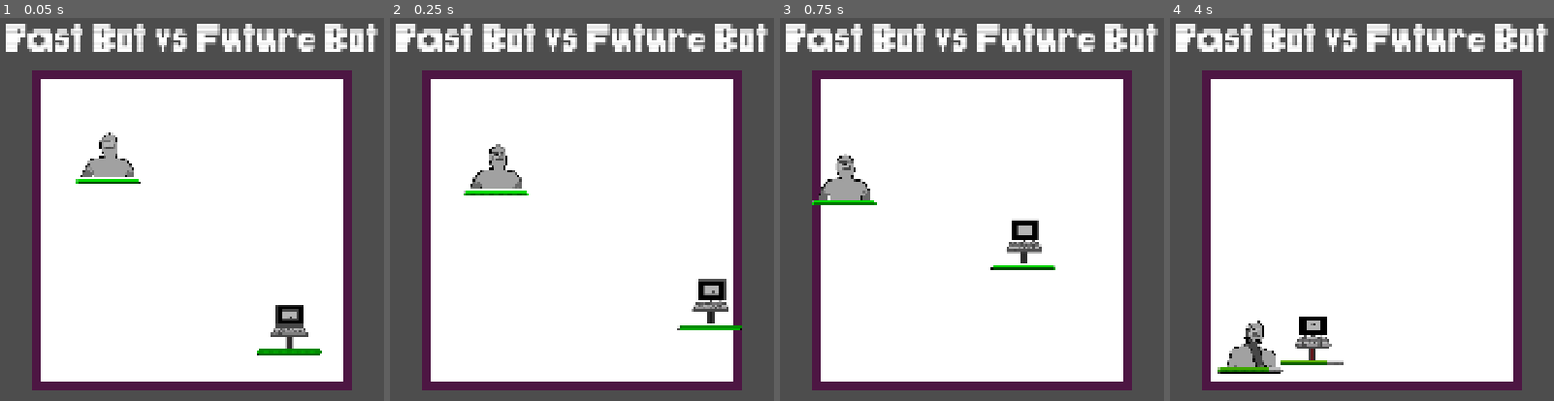
Above: before the commit, frames 1-4 (left to right).
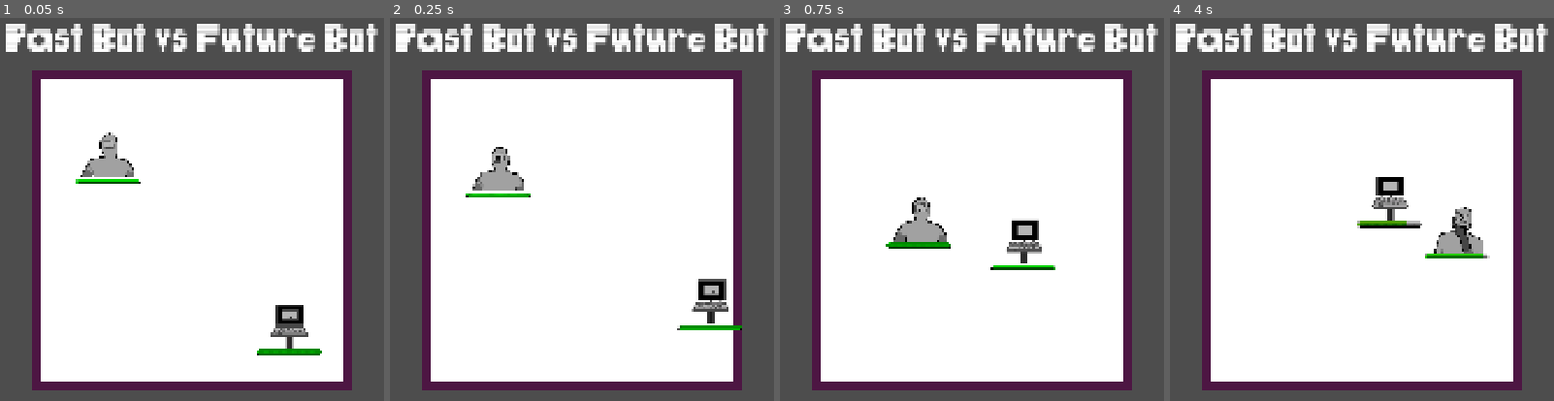
Above: after the commit, the same moments.

Repository: JBRana250/BitBoxBattles
Game: Godot game, scene res://battle/battle.tscn
The game is run twice, just before and just after one commit, with the same random seed, the same clock (stepped at 60 frames per second) and the same inputs. The engine's default icon, where the game draws it, is replaced by a stand-in: a white triangle on a blue panel in a dark square.
Inputs (mouse positions are in pixels of both pictures, inside the frame that each line leads up to):
- Up to frame 1 (0.05 s): no input
- Up to frame 2 (0.25 s): no input
- Up to frame 3 (0.75 s): tap Enter at 0.5, 0.6 s; move the mouse to (1140, 209) at 0.52 s; hold Right from 0.53 s (still down); click (1140, 209) at 0.67 s
- Up to frame 4 (4 s): tap Space at 0.77, 3.77 s; release Right at 1.25 s; drag from (1208, 251) to (1323, 316) at 1.27 s; move the mouse to (1438, 132) at 2.02 s; hold Right 2.03-2.75 s; tap Delete at 2.1 s; drag from (1323, 316) to (outside the picture) at 2.77 s; move the mouse to (outside the picture) at 3.52 s; hold Left from 3.53 s (still down); tap Backspace at 3.6 s

Frame 1 is identical in both runs. In frame 2, 0.8% of the frame differs, in the area x 19-37%, y 32-47%; in frame 3, 2.3%; in frame 4, 4.2%, in the area x 12-84%, y 41-93%.

Commit message:
feat: add conditions to the architecture, making it event-condition-action framework

Diff:
--- a/battle/battle.tscn
+++ b/battle/battle.tscn
@@ -15,12 +15,15 @@
 [ext_resource type="Texture2D" uid="uid://bnkcbjk3hunw8" path="res://textures/future_robot_thinking.png" id="9_qybyd"]
 [ext_resource type="Script" uid="uid://bxp2m8nkthwia" path="res://battle/fighter_manager.gd" id="9_rxlun"]
 [ext_resource type="Script" uid="uid://b70xtb2eos81q" path="res://battle/fighter/fighter_property_resources/fighter_action_resource.gd" id="10_a56dj"]
-[ext_resource type="Script" uid="uid://ds7a348a1ofw8" path="res://battle/fighter/events/resource/event.gd" id="10_dxsh4"]
+[ext_resource type="Script" uid="uid://ds7a348a1ofw8" path="res://battle/fighter/eca_framework/events/resource/event.gd" id="10_dxsh4"]
 [ext_resource type="Texture2D" uid="uid://b71jpmvkmwfv8" path="res://textures/past_robot_idle.png" id="10_eu6g2"]
-[ext_resource type="Script" uid="uid://d2sxe6pkfjomi" path="res://battle/fighter/actions/fighter_action.gd" id="11_ihybe"]
+[ext_resource type="Script" uid="uid://d2sxe6pkfjomi" path="res://battle/fighter/eca_framework/actions/fighter_action.gd" id="11_ihybe"]
 [ext_resource type="Texture2D" uid="uid://cfcxo13hw6tav" path="res://textures/past_robot_thinking.png" id="11_t8p1f"]
-[ext_resource type="Script" uid="uid://e8bg70fs2mo0" path="res://battle/fighter/actions/fighter_dash_action.gd" id="12_220ih"]
-[ext_resource type="Script" uid="uid://daesrn56aihs6" path="res://battle/fighter/events/resource/repeating_timer_event.gd" id="13_ju8jl"]
+[ext_resource type="Script" uid="uid://e8bg70fs2mo0" path="res://battle/fighter/eca_framework/actions/fighter_dash_action.gd" id="12_220ih"]
+[ext_resource type="Script" uid="uid://bjx403himfv61" path="res://battle/fighter/eca_framework/conditions/condition.gd" id="12_ju8jl"]
+[ext_resource type="Script" uid="uid://daesrn56aihs6" path="res://battle/fighter/eca_framework/events/resource/repeating_timer_event.gd" id="13_ju8jl"]
+[ext_resource type="Script" uid="uid://dy6f1u2suab0t" path="res://battle/fighter/eca_framework/conditions/state_condition.gd" id="13_xmbur"]
+[ext_resource type="Script" uid="uid://bqthginsqy3v4" path="res://battle/fighter/eca_framework/actions/accel_dash_action.gd" id="19_xmbur"]
 
 [sub_resource type="RectangleShape2D" id="RectangleShape2D_ra0kn"]
 size = Vector2(20, 750)
@@ -49,20 +52,43 @@
 inactive_image = ExtResource("9_qybyd")
 metadata/_custom_type_script = "uid://bpymebmol4evd"
 
+[sub_resource type="Resource" id="Resource_pc1y4"]
+script = ExtResource("13_xmbur")
+accepted_states = Array[int]([1])
+metadata/_custom_type_script = "uid://dy6f1u2suab0t"
+
 [sub_resource type="Resource" id="Resource_657b4"]
 script = ExtResource("12_220ih")
-fighter_dash_force = -50.0
+fighter_dash_force = -5.0
+conditions = Array[ExtResource("12_ju8jl")]([SubResource("Resource_pc1y4")])
 metadata/_custom_type_script = "uid://e8bg70fs2mo0"
 
 [sub_resource type="Resource" id="Resource_phvbk"]
 script = ExtResource("13_ju8jl")
-time = 0.5
+time = 0.1
 actions = Array[ExtResource("11_ihybe")]([SubResource("Resource_657b4")])
 metadata/_custom_type_script = "uid://daesrn56aihs6"
 
+[sub_resource type="Resource" id="Resource_2t7ue"]
+script = ExtResource("13_xmbur")
+accepted_states = Array[int]([0])
+metadata/_custom_type_script = "uid://dy6f1u2suab0t"
+
+[sub_resource type="Resource" id="Resource_7njrs"]
+script = ExtResource("12_220ih")
+fighter_dash_force = 5.0
+conditions = Array[ExtResource("12_ju8jl")]([SubResource("Resource_2t7ue")])
+metadata/_custom_type_script = "uid://e8bg70fs2mo0"
+
+[sub_resource type="Resource" id="Resource_ju8jl"]
+script = ExtResource("13_ju8jl")
+time = 0.1
+actions = Array[ExtResource("11_ihybe")]([SubResource("Resource_7njrs")])
+metadata/_custom_type_script = "uid://daesrn56aihs6"
+
 [sub_resource type="Resource" id="Resource_lybdx"]
 script = ExtResource("10_a56dj")
-action_events = Array[ExtResource("10_dxsh4")]([SubResource("Resource_phvbk")])
+action_events = Array[ExtResource("10_dxsh4")]([SubResource("Resource_phvbk"), SubResource("Resource_ju8jl")])
 metadata/_custom_type_script = "uid://b70xtb2eos81q"
 
 [sub_resource type="Resource" id="Resource_xmbur"]
@@ -87,6 +113,22 @@
 active_image = ExtResource("10_eu6g2")
 inactive_image = ExtResource("11_t8p1f")
 metadata/_custom_type_script = "uid://bpymebmol4evd"
+
+[sub_resource type="Resource" id="Resource_kc5qh"]
+script = ExtResource("19_xmbur")
+accel_dash_force = 0.5
+metadata/_custom_type_script = "uid://bqthginsqy3v4"
+
+[sub_resource type="Resource" id="Resource_562sy"]
+script = ExtResource("13_ju8jl")
+time = 1.0
+actions = Array[ExtResource("11_ihybe")]([SubResource("Resource_kc5qh")])
+metadata/_custom_type_script = "uid://daesrn56aihs6"
+
+[sub_resource type="Resource" id="Resource_j5lq4"]
+script = ExtResource("10_a56dj")
+action_events = Array[ExtResource("10_dxsh4")]([SubResource("Resource_562sy")])
+metadata/_custom_type_script = "uid://b70xtb2eos81q"
 
 [sub_resource type="LabelSettings" id="LabelSettings_mqutd"]
 font = ExtResource("2_tiqy5")
@@ -152,6 +194,7 @@
 health_resource = SubResource("Resource_as1q7")
 contact_resource = SubResource("Resource_ihybe")
 texture_resource = SubResource("Resource_dxsh4")
+action_resource = SubResource("Resource_j5lq4")
 
 [node name="FighterManager" type="Node2D" parent="." unique_id=660823832]
 script = ExtResource("9_rxlun")
--- a/battle/fighter/actions/action.gd
+++ /dev/null
@@ -1,5 +0,0 @@
-@abstract class_name Action extends Resource
-
-# Execute the action
-func execute(_context: Dictionary = {}) -> void:
-	pass
--- a/battle/fighter/actions/fighter_action.gd
+++ /dev/null
@@ -1,6 +0,0 @@
-@abstract class_name FighterAction extends Resource
-
-# requires the actor to be a fighter in context
-func execute(context: Dictionary = {}) -> void:
-	var _actor := context.get("actor") as Fighter
-	pass
--- a/battle/fighter/actions/accel_dash_action.gd
+++ b/battle/fighter/eca_framework/actions/accel_dash_action.gd
@@ -6,6 +6,9 @@
 func execute(context: Dictionary = {}) -> void:
 	var actor := context.get("actor") as Fighter
 
+	if !(pass_conditions(context)):
+		return
+
 	if !(actor is Fighter):
 		return
 	var accel_dash_vector = actor.linear_velocity.normalized()
--- /dev/null
+++ b/battle/fighter/eca_framework/actions/action.gd
@@ -0,0 +1,16 @@
+@abstract class_name Action extends Resource
+
+@export var conditions: Array[Condition] = []
+
+func execute(context: Dictionary = {}) -> void:
+	#Evaluate all conditions before running action logic
+	if !(pass_conditions(context)):
+		return
+	# execute action
+
+func pass_conditions(context: Dictionary = {}) -> bool:
+	for condition in conditions:
+		if condition and not condition.is_met(context):
+			#Condition failed! Cancel execution.
+			return false
+	return true
--- /dev/null
+++ b/battle/fighter/eca_framework/actions/fighter_action.gd
@@ -0,0 +1,17 @@
+@abstract class_name FighterAction extends Resource
+
+@export var conditions: Array[Condition] = []
+
+# requires the actor to be a fighter in context
+func execute(context: Dictionary = {}) -> void:
+	var _actor := context.get("actor") as Fighter
+	if !(pass_conditions(context)):
+		return
+	# execute action
+
+func pass_conditions(context: Dictionary = {}) -> bool:
+	for condition in conditions:
+		if condition and not condition.is_met(context):
+			#Condition failed! Cancel execution.
+			return false
+	return true
--- a/battle/fighter/actions/fighter_dash_action.gd
+++ b/battle/fighter/eca_framework/actions/fighter_dash_action.gd
@@ -6,6 +6,9 @@
 func execute(context: Dictionary = {}) -> void:
 	var actor := context.get("actor") as Fighter
 
+	if !(pass_conditions(context)):
+		return
+
 	var closest_fighter: Fighter = actor.fighter_manager.get_closest_fighter_with_exception(actor.position, actor)
 	if (closest_fighter == null):
 		return
--- /dev/null
+++ b/battle/fighter/eca_framework/conditions/condition.gd
@@ -0,0 +1,5 @@
+@abstract class_name Condition extends Resource
+
+# Evaluates whether the condition is met using the shared context payload
+func is_met(_context: Dictionary = {}) -> bool:
+	return true
--- /dev/null
+++ b/battle/fighter/eca_framework/conditions/state_condition.gd
@@ -0,0 +1,15 @@
+class_name StateCondition extends Condition
+
+@export var accepted_states: Array[FighterStateMachine.State]
+
+func is_met(context: Dictionary = {}) -> bool:
+	if not context.has("actor"):
+		return false
+
+	var fighter := context.get("actor") as Fighter
+	var state := fighter.get_state() as FighterStateMachine.State
+
+	if (state in accepted_states):
+		return true
+	else:
+		return false
--- a/battle/fighter/events/repeating_timer_event.tscn
+++ b/battle/fighter/eca_framework/events/repeating_timer_event.tscn
@@ -1,6 +1,6 @@
 [gd_scene format=3 uid="uid://c2qmsvra8ogxh"]
 
-[ext_resource type="Script" uid="uid://csb1lkx815nlv" path="res://battle/fighter/events/repeating_timer_event_scene.gd" id="1_raneq"]
+[ext_resource type="Script" uid="uid://csb1lkx815nlv" path="res://battle/fighter/eca_framework/events/repeating_timer_event_scene.gd" id="1_raneq"]
 
 [node name="RepeatingTimerEvent" type="Node" unique_id=24416991 node_paths=PackedStringArray("timer")]
 script = ExtResource("1_raneq")
--- a/battle/fighter/fighter.tscn
+++ b/battle/fighter/fighter.tscn
@@ -10,7 +10,7 @@
 [ext_resource type="Script" uid="uid://dd5gqcqo4uw5l" path="res://battle/fighter/managers/fighter_sprite_manager.gd" id="8_wn1im"]
 [ext_resource type="Script" uid="uid://c7emsuewp3xxs" path="res://battle/fighter/managers/fighter_collision_manager.gd" id="9_vkd1v"]
 [ext_resource type="Script" uid="uid://bqnsyf2nea5g8" path="res://battle/fighter/managers/fighter_event_manager.gd" id="10_wn1im"]
-[ext_resource type="PackedScene" uid="uid://c2qmsvra8ogxh" path="res://battle/fighter/events/repeating_timer_event.tscn" id="11_wn1im"]
+[ext_resource type="PackedScene" uid="uid://c2qmsvra8ogxh" path="res://battle/fighter/eca_framework/events/repeating_timer_event.tscn" id="11_wn1im"]
 
 [sub_resource type="PhysicsMaterial" id="PhysicsMaterial_6hnvb"]
 friction = 0.0
--- a/battle/fighter/managers/fighter_state_machine.gd
+++ b/battle/fighter/managers/fighter_state_machine.gd
@@ -6,8 +6,7 @@
 
 enum State {
 	ACTIVE,
-	INACTIVE,
-	CONTACT_COOLDOWN
+	INACTIVE
 }
 
 @export var current_state: State
Renamed: battle/fighter/actions/accel_dash_action.gd.uid -> battle/fighter/eca_framework/actions/accel_dash_action.gd.uid
Renamed: battle/fighter/actions/action.gd.uid -> battle/fighter/eca_framework/actions/action.gd.uid
Renamed: battle/fighter/actions/fighter_action.gd.uid -> battle/fighter/eca_framework/actions/fighter_action.gd.uid
Renamed: battle/fighter/actions/fighter_dash_action.gd.uid -> battle/fighter/eca_framework/actions/fighter_dash_action.gd.uid
Not shown, added: battle/fighter/eca_framework/conditions/condition.gd.uid
Not shown, added: battle/fighter/eca_framework/conditions/state_condition.gd.uid
Renamed: battle/fighter/events/repeating_timer_event_scene.gd -> battle/fighter/eca_framework/events/repeating_timer_event_scene.gd
Renamed: battle/fighter/events/repeating_timer_event_scene.gd.uid -> battle/fighter/eca_framework/events/repeating_timer_event_scene.gd.uid
Renamed: battle/fighter/events/resource/event.gd -> battle/fighter/eca_framework/events/resource/event.gd
Renamed: battle/fighter/events/resource/event.gd.uid -> battle/fighter/eca_framework/events/resource/event.gd.uid
Renamed: battle/fighter/events/resource/repeating_timer_event.gd -> battle/fighter/eca_framework/events/resource/repeating_timer_event.gd
Renamed: battle/fighter/events/resource/repeating_timer_event.gd.uid -> battle/fighter/eca_framework/events/resource/repeating_timer_event.gd.uid
